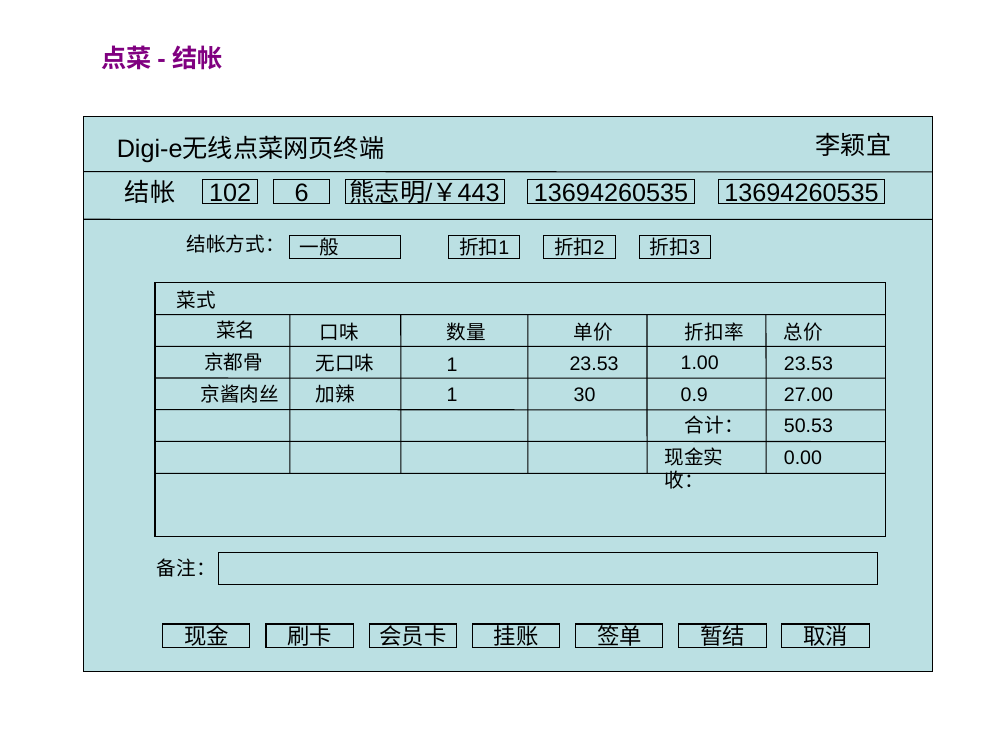
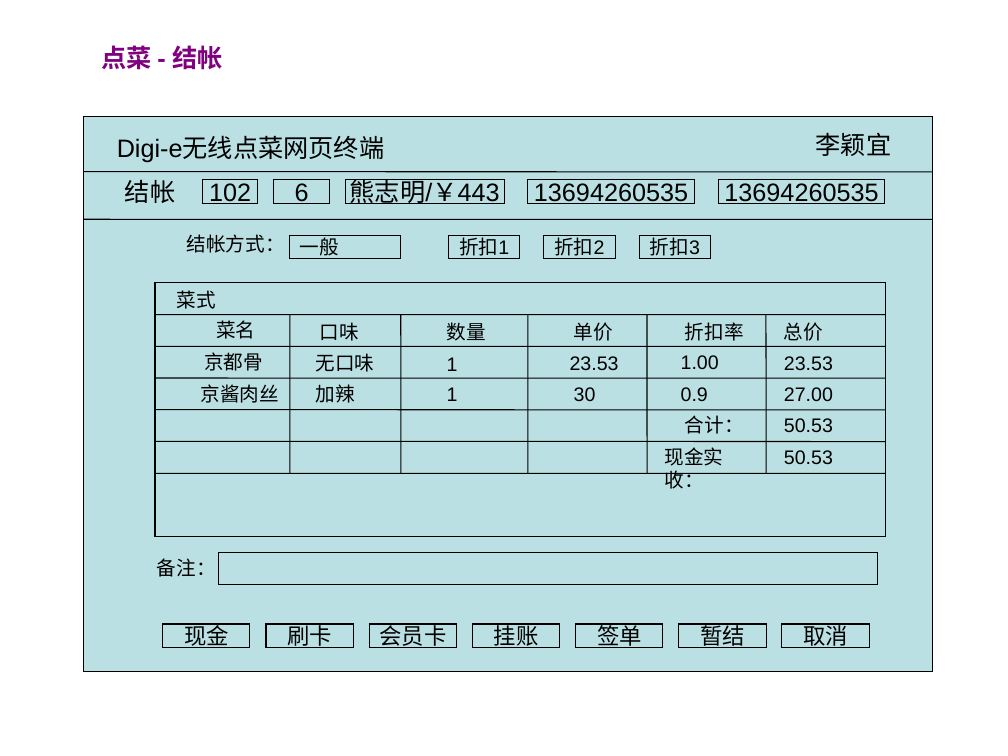
Before and after one commit to runt18/wireless-order-solution, a slide deck: slide 7 of doc/Digi-e网页终端需求.ppt. Drawn at 1008x756 pixels with LibreOffice and Linux fonts; fonts in the diff are those of the drawing. Boxes give left, top, right and bottom in pixels: in the first picture for what was removed or moved away, otherwise in the second. Text is boxed around its words. In the diff, an @@ line names an element or a change of style, - is before the commit and + after.

```diff
--- a/doc/Digi-e网页终端需求.ppt
+++ b/doc/Digi-e网页终端需求.ppt
@@ text at [784,450,833,465]: text changed @@
-0.00
+50.53
```
Also in this commit, not shown: 1 other file.
